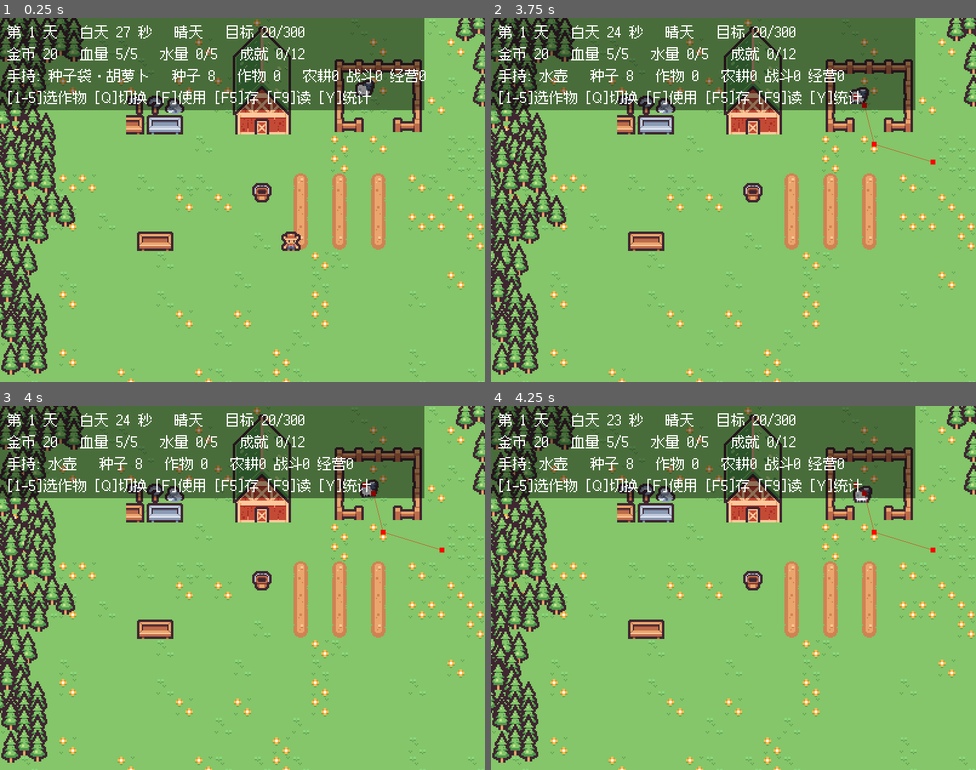
Above: before the commit, frames 1-4 (two rows, left to right).
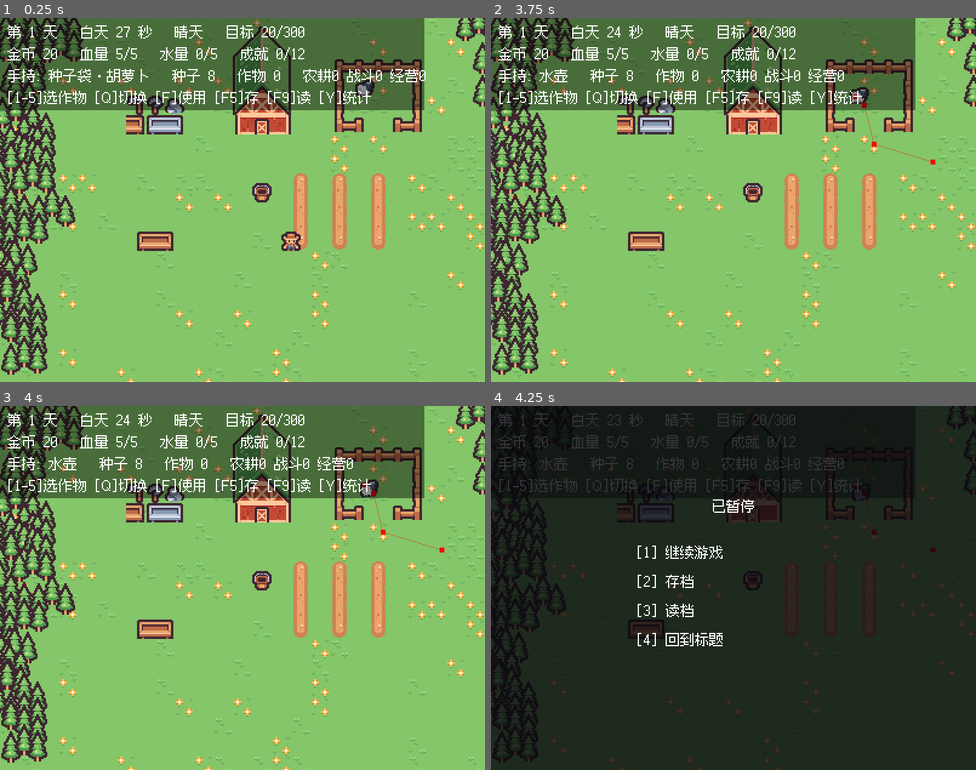
Above: after the commit, the same moments.

Repository: 01821/farm-fight-game
Game: Godot game, scene res://Scenes/base_level.tscn
Same seed, same stepped clock (60 frames per second), same inputs: the game is played once before the commit and once after it. Sound files missing from this copy of the repository are replaced by a short silence.
Inputs (mouse positions are in pixels of both pictures, inside the frame that each line leads up to):
- Up to frame 1 (0.25 s): no input
- Up to frame 2 (3.75 s): tap Enter at 0.5 s; move the mouse to (840, 181) at 0.52 s; hold 4 (seed_4) 0.53-1.28 s; hold D (right) 0.53-2.03 s; click (840, 181) at 0.67 s; tap Space (jump) at 0.77, 1.52, 2, 3.02 s; move the mouse to (636, 218) at 1.27 s; tap Q (cycle_item) at 1.35 s; tap 4 (seed_4) at 1.55, 3.05 s; move the mouse to (782, 119) at 2.02 s; hold A (left) 2.03-2.78 s; hold 4 (seed_4) 2.03-2.78 s; tap 1 (item_1) at 2.1 s; move the mouse to (709, 272) at 2.77 s; hold D (right) from 2.78 s (still down); tap 2 (item_2) at 2.85 s; click (709, 272) at 2.92 s; move the mouse to (879, 254) at 3.52 s; hold 4 (seed_4) from 3.53 s (still down); tap 3 (item_3) at 3.6 s
- Up to frame 3 (4 s): keep holding D (right); keep holding 4 (seed_4); tap Space (jump) at 3.77 s
- Up to frame 4 (4.25 s): keep holding D (right); keep holding 4 (seed_4); tap Escape (pause, bound only after the commit) at 4.15 s

Frames 1-3 are identical in both runs. In frame 4, 98% of the frame differs, in the area x 0-100%, y 0-100%.

Commit message:
feat(ui): ESC 暂停菜单 继续/存档/读档/回标题（16 项清单第 13 项之一）

Diff:
--- a/Scenes/Mine/mine_level.tscn
+++ b/Scenes/Mine/mine_level.tscn
@@ -12,6 +12,7 @@
 [ext_resource type="PackedScene" path="res://Scenes/Mine/descend_point.tscn" id="10_desc"]
 [ext_resource type="PackedScene" path="res://Scenes/Mine/spike_trap.tscn" id="11_spike"]
 [ext_resource type="PackedScene" path="res://Scenes/Mine/falling_rock.tscn" id="12_rock"]
+[ext_resource type="PackedScene" path="res://Scenes/UI/pause_menu.tscn" id="13_pause"]
 
 ; ⚠️ 两个必须对齐的东西，错一个都不会报错、只会手感不对：
 ;    1) TileSet.tile_size **必须**和 texture_region_size 一样是 18×18。
@@ -150,3 +151,5 @@
 position = Vector2(40, 40)
 
 [node name="MineHud" parent="." instance=ExtResource("5_hud")]
+
+[node name="PauseMenu" parent="." instance=ExtResource("13_pause")]
--- /dev/null
+++ b/Scenes/UI/pause_menu.tscn
@@ -0,0 +1,70 @@
+[gd_scene load_steps=2 format=3]
+
+[ext_resource type="Script" path="res://Scripts/UI/pause_menu.gd" id="1_pause"]
+
+; 暂停菜单。整块预建，脚本只切可见性和文本。
+; 农场和矿洞各自 instance 一份（两个场景都挂上）。
+[node name="PauseMenu" type="CanvasLayer"]
+layer = 100
+script = ExtResource("1_pause")
+
+[node name="Backdrop" type="ColorRect" parent="."]
+visible = false
+offset_right = 400.0
+offset_bottom = 300.0
+color = Color(0.03, 0.03, 0.05, 0.82)
+
+[node name="Title" type="Label" parent="."]
+visible = false
+offset_left = 90.0
+offset_top = 74.0
+offset_right = 310.0
+offset_bottom = 96.0
+theme_override_font_sizes/font_size = 12
+horizontal_alignment = 1
+text = "已暂停"
+
+[node name="Option1" type="Label" parent="."]
+visible = false
+offset_left = 120.0
+offset_top = 112.0
+offset_right = 280.0
+offset_bottom = 130.0
+theme_override_font_sizes/font_size = 12
+text = "[1] 继续游戏"
+
+[node name="Option2" type="Label" parent="."]
+visible = false
+offset_left = 120.0
+offset_top = 136.0
+offset_right = 280.0
+offset_bottom = 154.0
+theme_override_font_sizes/font_size = 12
+text = "[2] 存档"
+
+[node name="Option3" type="Label" parent="."]
+visible = false
+offset_left = 120.0
+offset_top = 160.0
+offset_right = 280.0
+offset_bottom = 178.0
+theme_override_font_sizes/font_size = 12
+text = "[3] 读档"
+
+[node name="Option4" type="Label" parent="."]
+visible = false
+offset_left = 120.0
+offset_top = 184.0
+offset_right = 280.0
+offset_bottom = 202.0
+theme_override_font_sizes/font_size = 12
+text = "[4] 回到标题"
+
+[node name="Status" type="Label" parent="."]
+visible = false
+offset_left = 80.0
+offset_top = 218.0
+offset_right = 320.0
+offset_bottom = 240.0
+theme_override_font_sizes/font_size = 12
+horizontal_alignment = 1
--- a/Scenes/base_level.tscn
+++ b/Scenes/base_level.tscn
@@ -21,6 +21,7 @@
 [ext_resource type="Script" path="res://Scripts/Global/Achievements.gd" id="17_ach"]
 [ext_resource type="PackedScene" path="res://Scenes/buildings/mine_entrance.tscn" id="18_mine"]
 [ext_resource type="PackedScene" path="res://Scenes/buildings/mill.tscn" id="19_mill"]
+[ext_resource type="PackedScene" path="res://Scenes/UI/pause_menu.tscn" id="20_pause"]
 
 [sub_resource type="TileSetAtlasSource" id="TileSetAtlasSource_4rblm"]
 texture = ExtResource("2_5s04l")
@@ -1097,6 +1098,8 @@
 [node name="FarmController" type="Node" parent="."]
 script = ExtResource("11_fctl")
 
+[node name="PauseMenu" parent="." instance=ExtResource("20_pause")]
+
 [node name="NightTint" type="CanvasModulate" parent="."]
 
 [node name="DayCycle" type="Node" parent="."]
--- /dev/null
+++ b/Scripts/UI/pause_menu.gd
@@ -0,0 +1,117 @@
+extends CanvasLayer
+
+## 暂停菜单（ESC）。农场和矿洞**共用同一个场景**，两边的节点结构一样。
+##
+## 关键决定：暂停用 `get_tree().paused = true`，而不是自己写一堆
+## "if paused: return" —— 树一停，所有默认 process_mode 的节点**连输入都收不到**，
+## 所以开着菜单时按 1-5 不会误种地、按 F 不会误砍树，天然就隔离干净了。
+##
+## 代价：本节点必须设成 PROCESS_MODE_ALWAYS，否则它自己也收不到输入
+## （包括再按一次 ESC 想关掉它）。
+
+signal resumed
+signal saved
+signal loaded
+signal quit_to_title
+
+## 回到标题界面时切到哪个场景。文件不存在就退而求其次直接退出游戏。
+@export var title_scene: String = "res://Scenes/Title/title.tscn"
+
+var is_open: bool = false
+
+@onready var backdrop: ColorRect = $Backdrop
+@onready var title_label: Label = $Title
+@onready var options: Array[Label] = [$Option1, $Option2, $Option3, $Option4]
+@onready var status: Label = $Status
+
+func _ready() -> void:
+	# 必须 ALWAYS —— 否则暂停之后自己也收不到输入，菜单会关不掉
+	process_mode = Node.PROCESS_MODE_ALWAYS
+	set_open(false)
+
+func _unhandled_input(event: InputEvent) -> void:
+	if event.is_action_pressed("pause"):
+		set_open(not is_open)
+		get_viewport().set_input_as_handled()
+		return
+	if not is_open:
+		return
+	# 菜单选项复用 1/2/3/4（就是 seed_1..4 那几个物理键）——
+	# 农场和矿洞都有这几个动作，所以不用再多加绑定。
+	if event.is_action_pressed("seed_1"):
+		resume()
+	elif event.is_action_pressed("seed_2"):
+		save_now()
+	elif event.is_action_pressed("seed_3"):
+		load_now()
+	elif event.is_action_pressed("seed_4"):
+		back_to_title()
+	else:
+		return
+	get_viewport().set_input_as_handled()
+
+func set_open(open: bool) -> void:
+	is_open = open
+	backdrop.visible = open
+	title_label.visible = open
+	for o in options:
+		o.visible = open
+	status.visible = open
+	get_tree().paused = open
+	if open:
+		_set_status("")
+
+func resume() -> void:
+	set_open(false)
+	resumed.emit()
+	print("[暂停] 继续")
+
+func save_now() -> void:
+	var save := get_tree().get_first_node_in_group("save_system") as SaveSystem
+	if save == null:
+		_set_status("这里存不了档")
+		return
+	save.save_game()
+	saved.emit()
+	_set_status("已存到第 %d 号槽（第 %d 天）" % [save.current_slot, _day()])
+
+func load_now() -> void:
+	var save := get_tree().get_first_node_in_group("save_system") as SaveSystem
+	if save == null:
+		_set_status("这里读不了档")
+		return
+	if not save.has_save():
+		_set_status("第 %d 号槽还没有存档" % save.current_slot)
+		return
+	# ⚠️ 读档前必须先恢复暂停 —— 否则读完之后整个游戏是停着的，
+	#    玩家会以为"读档把游戏读死了"。
+	set_open(false)
+	save.load_game()
+	loaded.emit()
+	print("[暂停] 读档完成")
+
+func back_to_title() -> void:
+	# 回标题前也要恢复暂停，不然标题界面自己是停的
+	set_open(false)
+	quit_to_title.emit()
+	if ResourceLoader.exists(title_scene):
+		get_tree().change_scene_to_file(title_scene)
+	else:
+		print("[暂停] 没有标题界面，直接退出")
+		get_tree().quit()
+
+## 菜单文字（测试直接读）
+func option_text(i: int) -> String:
+	if i < 0 or i >= options.size():
+		return ""
+	return options[i].text
+
+func status_text() -> String:
+	return status.text
+
+func _set_status(t: String) -> void:
+	status.text = t
+
+func _day() -> int:
+	var cycle := get_tree().get_first_node_in_group("day_cycle") as DayCycle
+	return cycle.day if cycle != null else 0
--- /dev/null
+++ b/Tests/test_pause.gd
@@ -0,0 +1,137 @@
+extends Node2D
+
+## 端到端自测：ESC 暂停菜单。
+## 用法: godot --headless --path . --fixed-fps 60 res://Tests/test_pause.tscn
+
+var _fail: int = 0
+var _level: Node2D
+var _menu: CanvasLayer
+var _player: Player
+var _save: SaveSystem
+
+func _check(label: String, ok: bool) -> void:
+	if ok:
+		print("PASS  ", label)
+	else:
+		_fail += 1
+		print("FAIL  ", label)
+
+func _step(frames: int) -> void:
+	for i in range(frames):
+		await get_tree().physics_frame
+
+## 真的投一个按键事件进输入系统。
+## Input.action_press 只改状态、不派发事件，_unhandled_input 收不到。
+func _tap(action: String) -> void:
+	var down := InputEventAction.new()
+	down.action = action
+	down.pressed = true
+	Input.parse_input_event(down)
+	var up := InputEventAction.new()
+	up.action = action
+	up.pressed = false
+	Input.parse_input_event(up)
+
+func _ready() -> void:
+	var ud := "user://farm_save_1.json"
+	if FileAccess.file_exists(ud):
+		DirAccess.remove_absolute(ud)
+
+	_level = (load("res://Scenes/base_level.tscn") as PackedScene).instantiate()
+	add_child(_level)
+	_save = _level.get_node("SaveSystem") as SaveSystem
+	_save.auto_load = false
+	_save.auto_save_on_dawn = false
+	await _step(3)
+
+	_menu = _level.get_node_or_null("PauseMenu") as CanvasLayer
+	_player = _level.get_node("level/Player") as Player
+	var backdrop := _level.get_node("PauseMenu/Backdrop") as ColorRect
+
+	print("--- 配置 ---")
+	_check("农场里挂了暂停菜单", _menu != null)
+	_check("ESC 绑上了 pause", InputMap.has_action("pause"))
+	if _menu == null:
+		print("RESULT fail=", _fail + 1)
+		get_tree().quit()
+		return
+	_check("菜单节点设成了 ALWAYS（否则暂停后自己也收不到输入）",
+		_menu.process_mode == Node.PROCESS_MODE_ALWAYS)
+	_check("默认是收起的", not _menu.is_open and not backdrop.visible)
+	_check("默认没有把游戏暂停", not get_tree().paused)
+
+	print("--- ESC 打开 / 关闭 ---")
+	_tap("pause")
+	await _step(3)
+	_check("按 ESC 打开了", _menu.is_open and backdrop.visible)
+	_check("★ 打开的同时把游戏暂停了", get_tree().paused)
+	print("  INFO 菜单选项：", _menu.option_text(0), " / ", _menu.option_text(1),
+		" / ", _menu.option_text(2), " / ", _menu.option_text(3))
+	_check("四个选项都在", _menu.option_text(0) != "" and _menu.option_text(3) != "")
+	_check("有『继续游戏』", "继续" in _menu.option_text(0))
+	_check("有『存档』", "存" in _menu.option_text(1))
+	_check("有『读档』", "读" in _menu.option_text(2))
+	_check("有『回到标题』", "标题" in _menu.option_text(3))
+
+	_tap("pause")
+	await _step(3)
+	_check("再按 ESC 收起了", not _menu.is_open and not backdrop.visible)
+	_check("收起时恢复运行", not get_tree().paused)
+
+	print("--- 暂停时游戏真的停住了 ---")
+	_tap("pause")
+	await _step(3)
+	var x0: float = _player.global_position.x
+	# 暂停期间按方向键，玩家也不该动 —— 这是把暂停交给 get_tree().paused
+	# 而不是手写 if 判断的好处：所有默认 process_mode 的节点连输入都收不到
+	Input.action_press("right")
+	await _step(20)
+	Input.action_release("right")
+	print("  INFO 暂停中按了 20 帧方向键，位移 ", snappedf(absf(_player.global_position.x - x0), 0.01), " px")
+	_check("暂停时玩家完全不动", is_equal_approx(_player.global_position.x, x0))
+
+	print("--- 用 1 号选项继续 ---")
+	_tap("seed_1")
+	await _step(3)
+	_check("按 1 继续了", not _menu.is_open)
+	_check("继续之后恢复运行", not get_tree().paused)
+
+	print("--- 用 2 号选项存档 ---")
+	_player.money = 555
+	_tap("pause")
+	await _step(3)
+	_tap("seed_2")
+	await _step(4)
+	print("  INFO 存档后状态栏：", _menu.status_text())
+	# 别把槽号写死 —— current_slot 会记住上次用的是哪个（这是功能，不是 bug）
+	_check("存到文件了", _save.has_save())
+	_check("状态栏给了反馈", "槽" in _menu.status_text())
+	_check("存完还停在菜单里（没有自作主张关掉）", _menu.is_open)
+
+	print("--- 用 3 号选项读档 ---")
+	_player.money = 1
+	_tap("seed_3")
+	await _step(5)
+	print("  INFO 读档后金币 = ", _player.money)
+	_check("钱被读回来了", _player.money == 555)
+	_check("★ 读档后自动取消了暂停（否则玩家会以为游戏读死了）", not get_tree().paused)
+	_check("菜单也收起来了", not _menu.is_open)
+
+	print("--- 没有存档时读档要有提示，不能静默失败 ---")
+	# ⚠️ 用**同一个**菜单和存档系统。之前这里另建了一个 base_level，
+	#    结果菜单里的 get_first_node_in_group("save_system") 拿到的还是**第一个**，
+	#    等于根本没测到空槽那条分支。
+	var real_path: String = _save.save_path
+	_save.save_path = "user://definitely_not_here.json"
+	_menu.is_open = true
+	_menu.load_now()
+	await _step(3)
+	print("  INFO 空槽读档提示：", _menu.status_text(), "，paused=", get_tree().paused)
+	_check("空槽读档会给出提示", _menu.status_text() != "")
+	_save.save_path = real_path
+	get_tree().paused = false
+	if FileAccess.file_exists("user://farm_save_1.json"):
+		DirAccess.remove_absolute("user://farm_save_1.json")
+
+	print("RESULT fail=", _fail)
+	get_tree().quit()
--- /dev/null
+++ b/Tests/test_pause.tscn
@@ -0,0 +1,6 @@
+[gd_scene format=3]
+
+[ext_resource type="Script" path="res://Tests/test_pause.gd" id="1_test"]
+
+[node name="TestPause" type="Node2D"]
+script = ExtResource("1_test")
--- a/project.godot
+++ b/project.godot
@@ -46,6 +46,13 @@
 ]
 }
 ; Y 键开关生涯统计面板。矿洞用的是 P（技能表），两边不冲突。
+; ESC 暂停菜单。农场和矿洞共用一个暂停场景。
+pause={
+"deadzone": 0.2,
+"events": [Object(InputEventKey,"resource_local_to_scene":false,"resource_name":"","device":-1,"window_id":0,"alt_pressed":false,"shift_pressed":false,"ctrl_pressed":false,"meta_pressed":false,"pressed":false,"keycode":0,"physical_keycode":4194305,"key_label":0,"unicode":0,"location":0,"echo":false,"script":null)
+]
+}
+
 stats_toggle={
 "deadzone": 0.2,
 "events": [Object(InputEventKey,"resource_local_to_scene":false,"resource_name":"","device":-1,"window_id":0,"alt_press …(192 unchanged characters)…
Not shown, added: Scripts/UI/pause_menu.gd.uid
Not shown, added: Tests/test_pause.gd.uid
